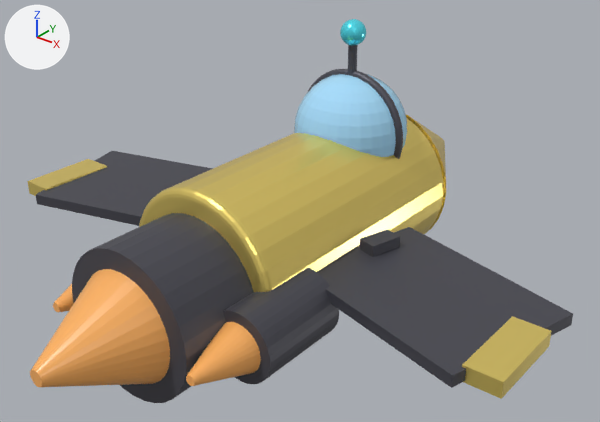
An edit to the glTF model client/public/games/btc-collector/assets/spaceship.glb, drawn before and after from the same camera.
The view is the same before and after, from a camera (50 mm lens) standing at (2.56, -3.2, 2.04) and looking at (0.1, -0.13, 0.13). Lighting does not change. The marker at upper left points along +X, +Y and +Z. The first picture is the older version. Vertices at exactly the same position are counted once.

Before the edit, the objects in view are built like this:
```python
ob_cone = bpy.data.objects.new('Cone', me_cone)
ob_cone.location = (0.0, 0.0, 0.0)
ob_cone_001 = bpy.data.objects.new('Cone.001', me_cone_001)
ob_cone_001.location = (0.0, 0.0, 0.0)
ob_cone_002 = bpy.data.objects.new('Cone.002', me_cone_002)
ob_cone_002.location = (0.0, 0.0, 0.0)
ob_cone_003 = bpy.data.objects.new('Cone.003', me_cone_003)
ob_cone_003.location = (0.0, 0.0, 0.0)
ob_cube = bpy.data.objects.new('Cube', me_cube)
ob_cube.location = (0.0, 0.0, 0.0)
ob_cube_001 = bpy.data.objects.new('Cube.001', me_cube_001)
ob_cube_001.location = (0.0, 0.0, 0.0)
ob_cube_002 = bpy.data.objects.new('Cube.002', me_cube_002)
ob_cube_002.location = (0.0, 0.0, 0.0)
ob_cube_003 = bpy.data.objects.new('Cube.003', me_cube_003)
ob_cube_003.location = (0.0, 0.0, 0.0)
ob_cylinder = bpy.data.objects.new('Cylinder', me_cylinder)
ob_cylinder.location = (0.0, 0.0, 0.0)
# also in view: 'Torus' at (0.0, 0.45, 0.4); 'Cube.005' at (0.55, -0.05, 0.0); 'Cylinder.001' at (0.0, -0.95, -0.05); 'Sphere' at (0.0, 0.45, 0.4); 'Cylinder.003' at (0.45, -0.75, -0.1)
```
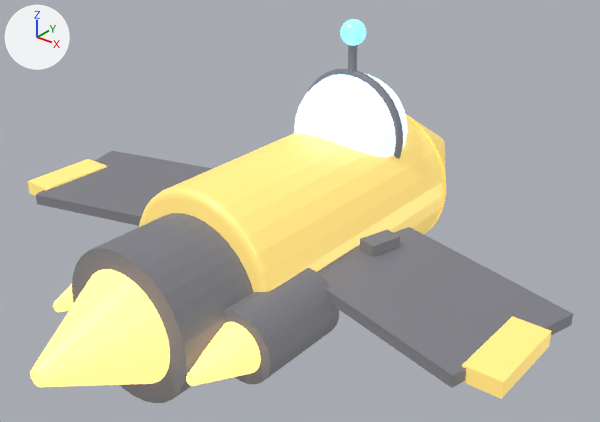
Where the change shows, as pixel boxes [x1, y1, x2, y2] in the pictures (600 x 422 px):
'Cylinder', recoloured (lighter)
    both: [139, 118, 444, 292]
'Cube.002', recoloured (dark grey to grey)
    both: [317, 227, 573, 388]
'Cylinder.001', recoloured (dark grey to grey)
    both: [72, 213, 253, 403]
'Cone.001', recoloured (lighter)
    both: [30, 269, 170, 387]
'Cylinder.003', recoloured (dark grey to grey)
    both: [223, 268, 339, 384]
'Cube', recoloured (dark grey to grey)
    both: [36, 151, 213, 226]
'Cube.003', recoloured (lighter)
    both: [462, 316, 552, 399]
'Cone.003', recoloured (lighter)
    both: [186, 322, 261, 386]
'Cube.001', recoloured (lighter)
    both: [27, 159, 107, 196]
'Torus', recoloured
    both: [308, 69, 403, 159]
'Cube.005', recoloured (dark grey to grey)
    both: [360, 229, 400, 257]
'Cone', recoloured
    both: [406, 115, 446, 233]
'Cone.002', recoloured (lighter)
    both: [53, 284, 74, 312]
'Cylinder.004', recoloured (dark grey to grey)
    both: [348, 45, 358, 75]
part 1 of me_sphere, recoloured (lighter)
    both: [294, 73, 407, 157]
part 2 of me_sphere_001, recoloured (lighter)
    both: [340, 19, 366, 46]

The change, as a list of edits to the scene's bpy script:
```text
Add mat_accent:
    mat_accent = principled_material('Accent')
    mat_accent.base_color = (0.2, 0.85, 1.0)  # cyan #7cedff
    mat_accent.metallic = 0.3
    mat_accent.roughness = 0.3
    mat_accent.emission_color = (0.2, 0.6, 1.0)  # blue #7ccbff
    mat_accent.emission_strength = 1.5
Add mat_glass:
    mat_glass = principled_material('Glass')
    mat_glass.base_color = (0.45, 0.8, 1.0)  # blue #b3e7ff
    mat_glass.roughness = 0.1
    mat_glass.emission_color = (0.5, 0.7, 1.0)  # blue #bcdaff
    mat_glass.emission_strength = 1.5
Change me_cone:
    where me_cone.from_pydata(...)  # 64 vertices, 124 faces; spans x -0.45..0.45, y 0.8..1.5, z -0.45..0.45
    remove me_cone.materials.append(mat_voyagergold)  # yellow #ffe57c
    add me_cone.materials.append(mat_shipgold)  # yellow #ffe789, glowing yellow #b3954d
Change me_cone_001:
    where me_cone_001.from_pydata(...)  # 64 vertices, 124 faces; spans x -0.32..0.32, y -1.725..-1.175, z -0.37..0.27
    remove me_cone_001.materials.append(mat_voyagerflame)  # orange #ffb361
    add me_cone_001.materials.append(mat_flame)  # orange #ffc46c, glowing orange #ffd37c
Change me_cone_002:
    where me_cone_002.from_pydata(...)  # 64 vertices, 124 faces; spans x -0.61..-0.29, y -1.3..-0.9, z -0.26..0.06
    remove me_cone_002.materials.append(mat_voyagerflame)  # orange #ffb361
    add me_cone_002.materials.append(mat_flame)  # orange #ffc46c, glowing orange #ffd37c
Change me_cone_003:
    where me_cone_003.from_pydata(...)  # 64 vertices, 124 faces; spans x 0.29..0.61, y -1.3..-0.9, z -0.26..0.06
    remove me_cone_003.materials.append(mat_voyagerflame)  # orange #ffb361
    add me_cone_003.materials.append(mat_flame)  # orange #ffc46c, glowing orange #ffd37c
Change me_cube:
    where me_cube.from_pydata(...)  # 8 vertices, 12 faces; spans x -1.554..-0.346, y -0.748..0.248, z -0.03..0.03
    remove me_cube.materials.append(mat_voyagerdark)  # dark grey #505059
    add me_cube.materials.append(mat_shipdark)  # grey #6c6c76
Change me_cube_001:
    where me_cube_001.from_pydata(...)  # 8 vertices, 12 faces; spans x -1.54..-1.36, y -0.675..-0.225, z -0.04..0.04
    remove me_cube_001.materials.append(mat_voyagergold)  # yellow #ffe57c
    add me_cube_001.materials.append(mat_shipgold)  # yellow #ffe789, glowing yellow #b3954d
Change me_cube_002:
    where me_cube_002.from_pydata(...)  # 8 vertices, 12 faces; spans x 0.346..1.554, y -0.748..0.248, z -0.03..0.03
    remove me_cube_002.materials.append(mat_voyagerdark)  # dark grey #505059
    add me_cube_002.materials.append(mat_shipdark)  # grey #6c6c76
Change me_cube_003:
    where me_cube_003.from_pydata(...)  # 8 vertices, 12 faces; spans x 1.36..1.54, y -0.675..-0.225, z -0.04..0.04
    remove me_cube_003.materials.append(mat_voyagergold)  # yellow #ffe57c
    add me_cube_003.materials.append(mat_shipgold)  # yellow #ffe789, glowing yellow #b3954d
Change me_cube_005:
    where me_cube_005.from_pydata(...)  # 8 vertices, 12 faces; spans x 0.478..0.622, y -0.15..0.05, z -0.09..0.09
    remove me_cube_005.materials.append(mat_voyagerdark)  # dark grey #505059
    add me_cube_005.materials.append(mat_shipdark)  # grey #6c6c76
Change me_cylinder:
    where me_cylinder.from_pydata(...)  # 320 vertices, 636 faces; spans x -0.45..0.45, y -0.8..0.8, z -0.45..0.45
    remove me_cylinder.materials.append(mat_voyagergold)  # yellow #ffe57c
    add me_cylinder.materials.append(mat_shipgold)  # yellow #ffe789, glowing yellow #b3954d
Change me_cylinder_001:
    where me_cylinder_001.from_pydata(...)  # 64 vertices, 124 faces; spans x -0.38..0.38, y -1.25..-0.65, z -0.43..0.33
    remove me_cylinder_001.materials.append(mat_voyagerdark)  # dark grey #505059
    add me_cylinder_001.materials.append(mat_shipdark)  # grey #6c6c76
Change me_cylinder_003:
    where me_cylinder_003.from_pydata(...)  # 64 vertices, 124 faces; spans x 0.27..0.63, y -1.0..-0.5, z -0.28..0.08
    remove me_cylinder_003.materials.append(mat_voyagerdark)  # dark grey #505059
    add me_cylinder_003.materials.append(mat_shipdark)  # grey #6c6c76
Change me_cylinder_004:
    where me_cylinder_004.from_pydata(...)  # 64 vertices, 124 faces; spans x -0.025..0.025, y 0.425..0.475, z 0.475..0.925
    remove me_cylinder_004.materials.append(mat_voyagerdark)  # dark grey #505059
    add me_cylinder_004.materials.append(mat_shipdark)  # grey #6c6c76
Change me_sphere:
    where me_sphere.from_pydata(...)  # 482 vertices, 960 faces; spans x -0.32..0.32, y 0.13..0.77, z 0.08..0.72
    me_sphere part 1: 960 faces spanning x -0.32..0.32, y 0.13..0.77, z 0.08..0.72 switch from mat_voyagerglass (blue #aae1ff) to mat_glass (blue #b3e7ff, glowing blue #bcdaff)
Change me_sphere_001:
    where me_sphere_001.from_pydata(...)  # 482 vertices, 960 faces; spans x -0.07..0.07, y 0.38..0.52, z 0.88..1.02
    me_sphere_001 part 2: 960 faces spanning x -0.07..0.07, y 0.38..0.52, z 0.88..1.02 switch from mat_voyageraccent (cyan #59edff) to mat_accent (cyan #7cedff, glowing blue #7ccbff)
Change me_torus:
    where me_torus.from_pydata(...)  # 576 vertices, 1152 faces; spans x -0.345..0.345, y 0.425..0.475, z 0.055..0.745
    remove me_torus.materials.append(mat_voyagerdark)  # dark grey #505059
    add me_torus.materials.append(mat_shipdark)  # grey #6c6c76
```
